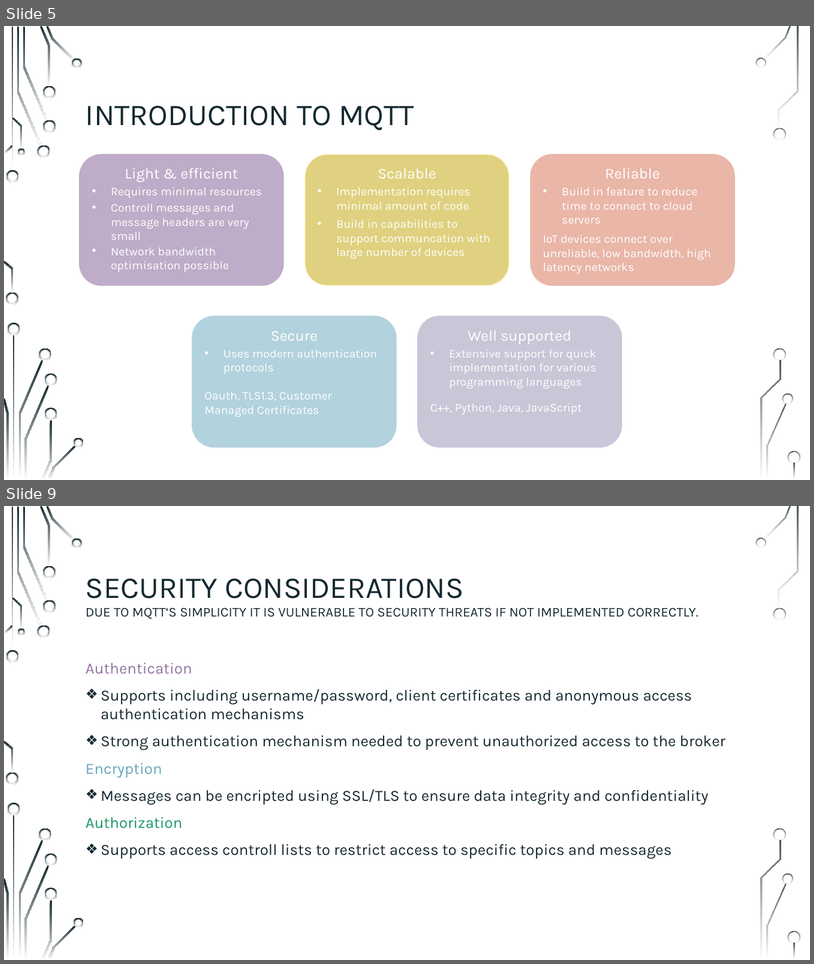
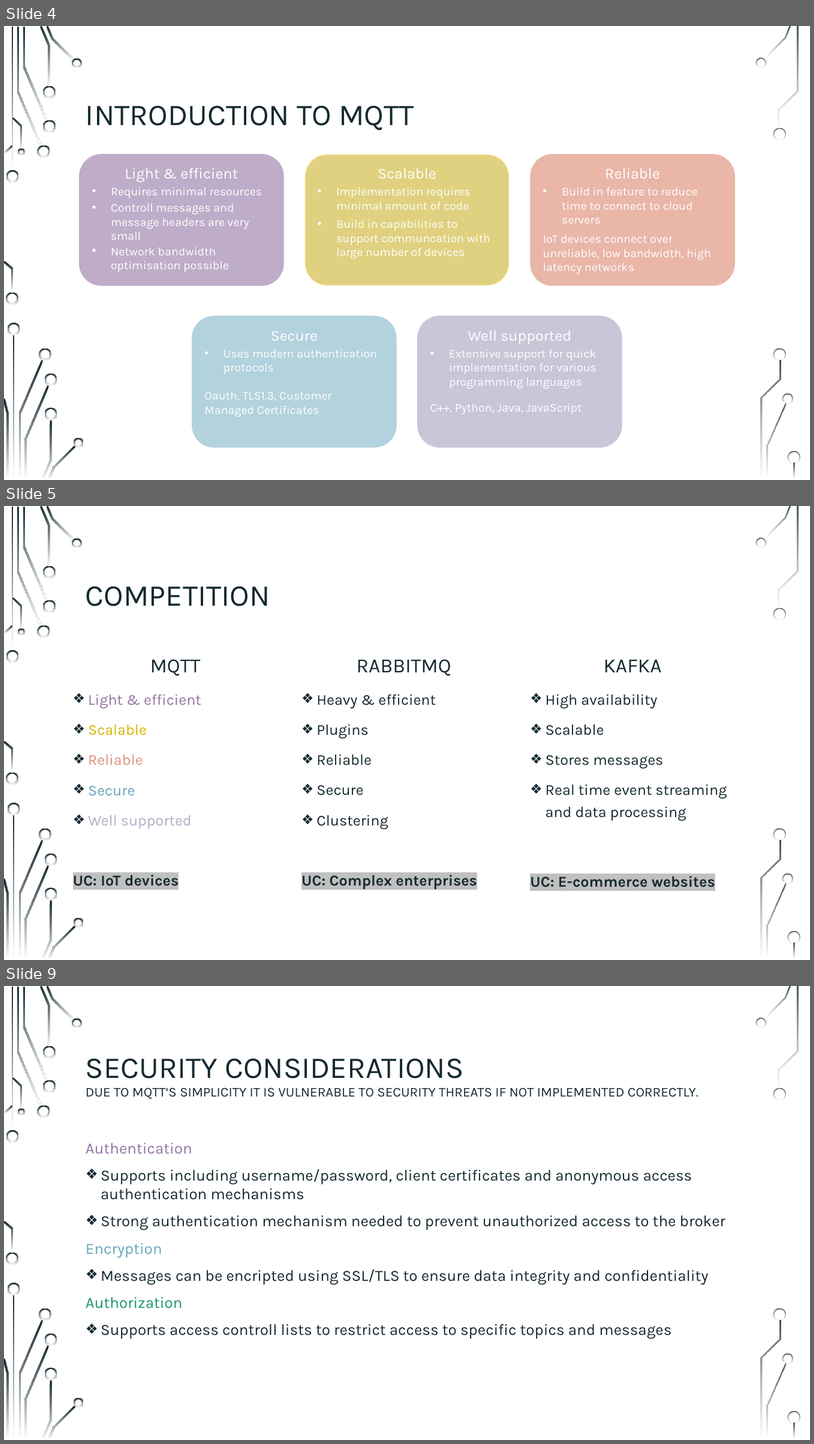
Before and after one commit to sebivenlo/ESD-2023-MQTT, a slide deck: Presentation/Jonas MQTT.pptx. Shown one above the other, each under a label of ours: slides 5 and 9 before the commit, slides 4, 5 and 9 after it; the slides between them are not shown. The pictures are 814x964 and 814x1444 pixels, drawn with LibreOffice and Linux fonts; fonts in the diff are those of the drawing; background and template pictures are left out. Boxes give left, top, right and bottom in pixels: in the first picture for what was removed or moved away, otherwise in the second. Text is boxed around its words. In the diff, an @@ line names an element or a change of style, - is before the commit and + after.

Commit message:
added competition

```diff
--- a/Presentation/Jonas MQTT.pptx
+++ b/Presentation/Jonas MQTT.pptx
@@ slide 5 added at <box>4,506,810,960</box>, background picture (left out); not listed: 36 template elements that a slide beside it also shows @@
@@ title added at <box>86,586,270,606</box>, 36 pt, text #152930 @@
+COMPETITION
@@ text added at <box>150,659,201,676</box>, 24 pt, text #152930 @@
+MQTT
@@ text added at <box>357,659,452,676</box>, 24 pt, text #152930 @@
+RABBITMQ
@@ text added at <box>604,660,662,672</box>, 24 pt, text #152930 @@
+KAFKA
@@ text added at <box>73,694,201,886</box>, 18 pt, text #9474A3 @@
+❖ Light & efficient
+❖ Scalable
+❖ Reliable
+❖ Secure
+❖ Well supported
+UC: IoT devices
@@ text added at <box>302,694,477,889</box>, 18 pt, text #152930 @@
+❖ Heavy & efficient
+❖ Plugins
+❖ Reliable
+❖ Secure
+❖ Clustering
+UC: Complex enterprises
@@ text added at <box>530,694,727,887</box>, 18 pt, text #152930 @@
+❖ High availability
+❖ Scalable
+❖ Stores messages
+❖ Real time event streaming and data processing
+UC: E-commerce websites
@@ what was slide 5 is now slide 4 @@
```
Also in this commit, not shown: 4 slides changed, 1 slide removed.
